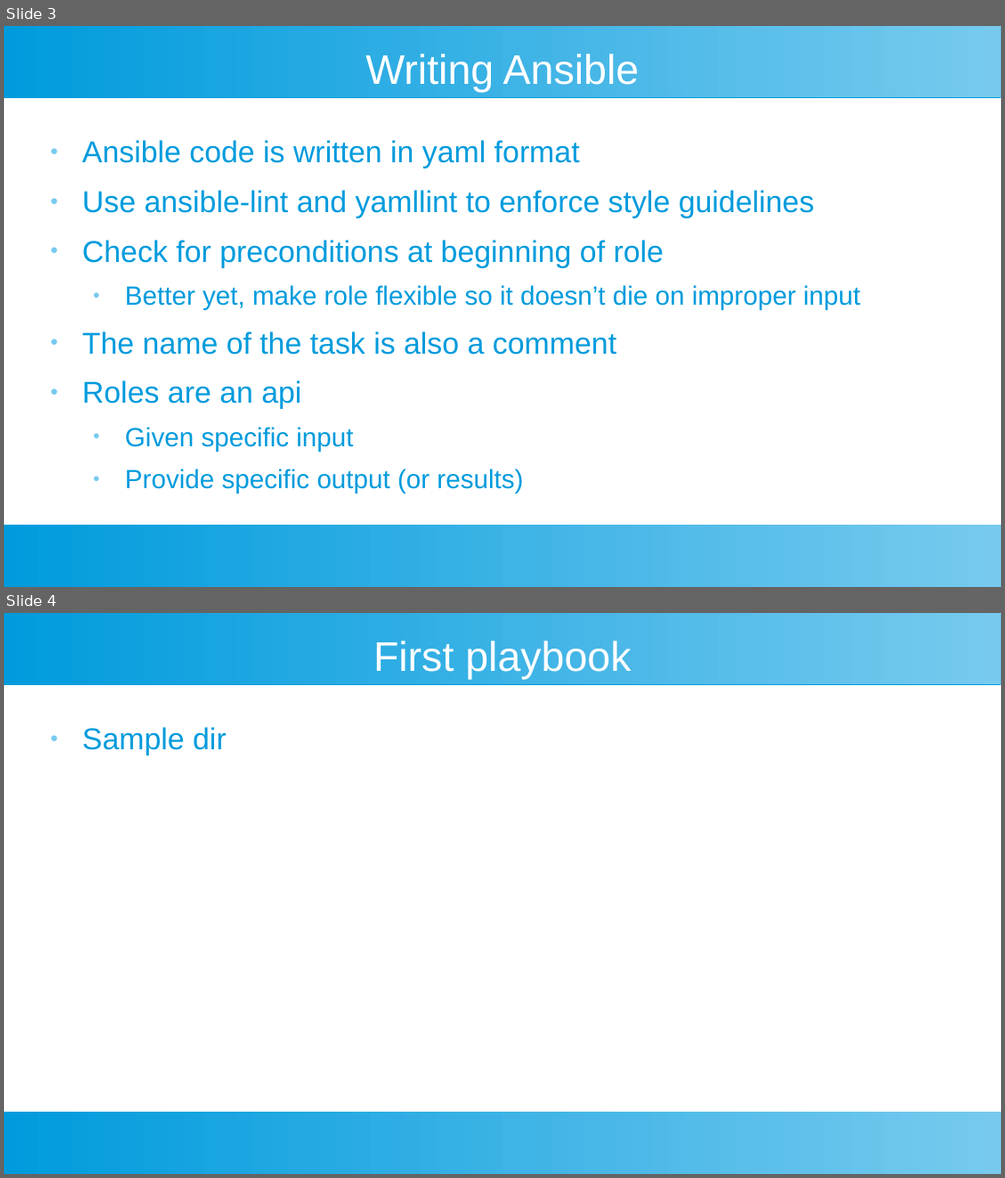
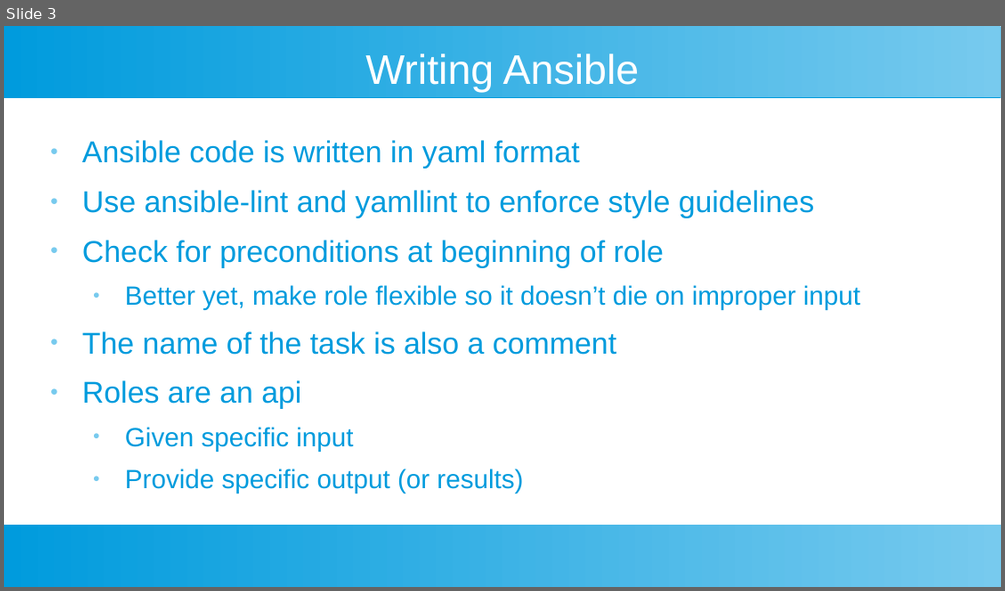
Before and after one commit to riffraff169/ansible-training, a slide deck: docs/ansible-slides.pptx. Shown one above the other, each under a label of ours: slides 3 and 4 before the commit, slide 3 after it. The pictures are 1005x1178 and 1005x591 pixels, drawn with LibreOffice and Linux fonts; fonts in the diff are those of the drawing. Boxes give left, top, right and bottom in pixels: in the first picture for what was removed or moved away, otherwise in the second. Text is boxed around its words. In the diff, an @@ line names an element or a change of style, - is before the commit and + after.

```diff
--- a/docs/ansible-slides.pptx
+++ b/docs/ansible-slides.pptx
@@ slide 4 removed at [4,613,1001,1174], background #FFFFFF; not listed: 2 template elements that a slide beside it also shows @@
@@ text removed at [373,641,631,679] @@
-First playbook
@@ text removed at [82,727,226,755] @@
-● Sample dir
```
Also in this commit, not shown: 5 slides added.
